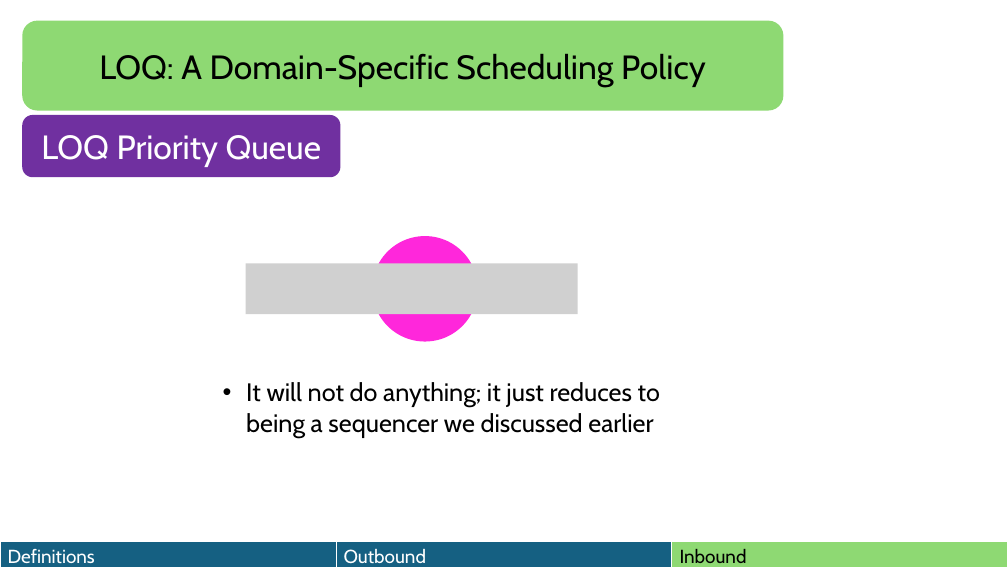
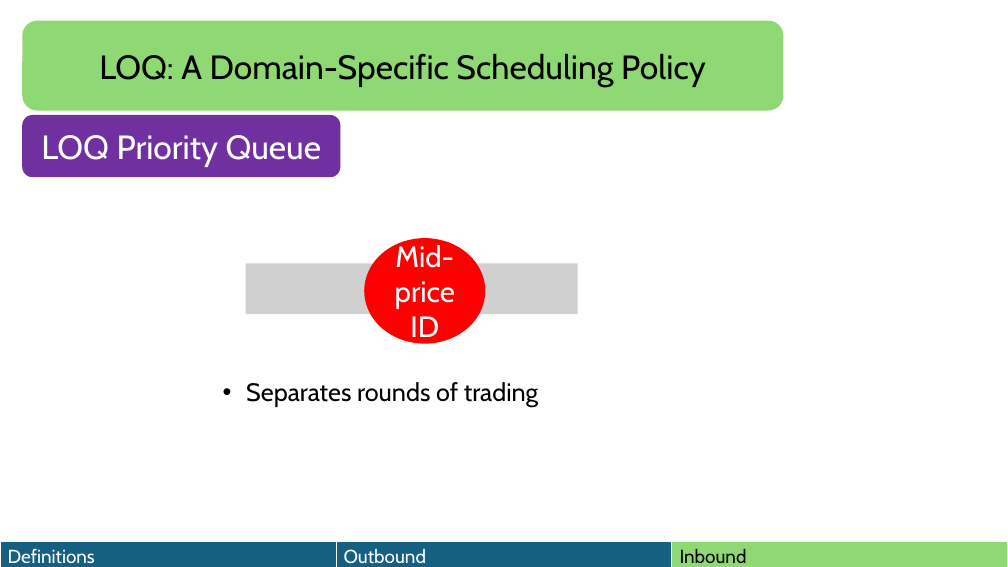
Before and after one commit to HaseebLUMS/Onyx-Presentation, a slide deck: slide 100 of thesis-latency-fairness.pptx. Drawn at 1008x567 pixels with LibreOffice and Linux fonts; fonts in the diff are those of the drawing; grey boxes stand for pictures. Boxes give left, top, right and bottom in pixels: in the first picture for what was removed or moved away, otherwise in the second. Text is boxed around its words. In the diff, an @@ line names an element or a change of style, - is before the commit and + after.

```diff
--- a/thesis-latency-fairness.pptx
+++ b/thesis-latency-fairness.pptx
@@ ellipse added at <box>364,238,485,344</box>, fill #FF0000, 28 pt, text #FFFFFF @@
+Mid-price ID
@@ ellipse removed at <box>372,236,478,342</box> @@
-ts
@@ text at <box>246,382,538,408</box>: text changed @@
-• It will not do anything; it just reduces to being a sequencer we discussed earlier
+• Separates rounds of trading
```
Also in this commit, not shown: 8 other slides changed, 3 slides added, 1 other file.
